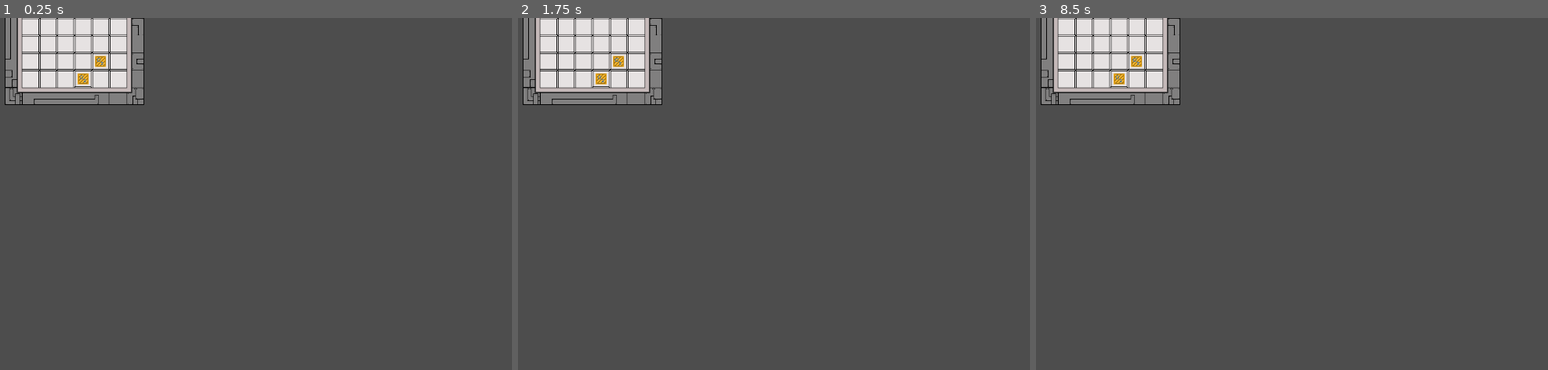
Above: before the commit, frames 1-3 (left to right).
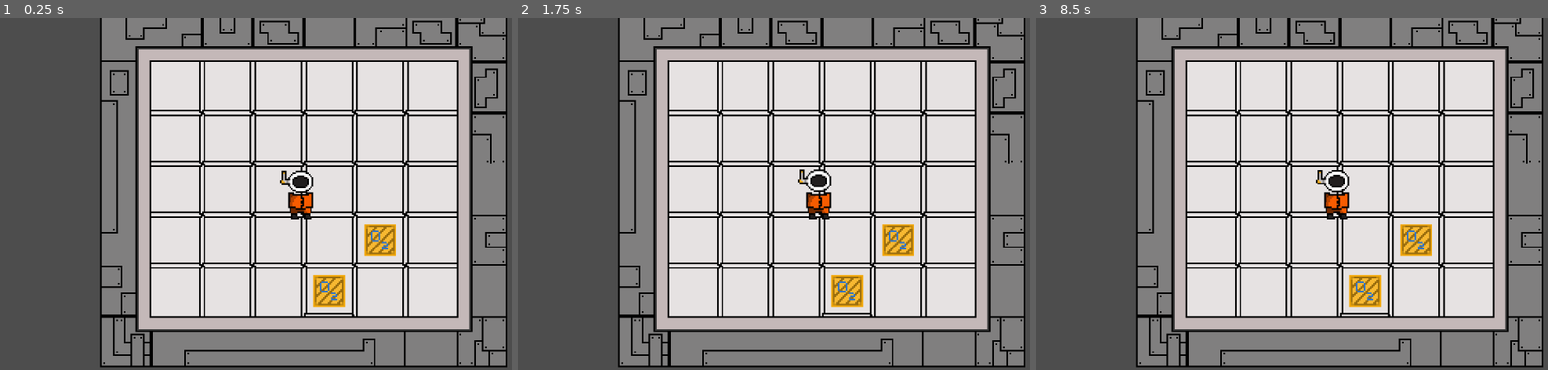
Above: after the commit, the same moments.

Repository: MantasV-code/MacroBacterium
Game: Godot game, scene res://scenes/rooms/test_room.tscn
The game is run twice, just before and just after one commit, with the same random seed, the same clock (stepped at 60 frames per second) and the same inputs.
Inputs:
- Up to frame 1 (0.25 s): no input
- Up to frame 2 (1.75 s): tap Enter (ui_accept) at 0.5, 0.6, 0.77, 1.07, 1.25, 1.35, 1.52 s; hold Right (ui_right) 0.53-1.28 s; hold Down (ui_down) from 1.28 s (still down)
- Up to frame 3 (8.5 s): tap Enter (ui_accept) at 1.82, 2, 2.1, 2.75, 2.85, 3.02, 3.32, 3.5, 3.6, 3.77, 4.07, 4.25, 4.35, 4.52, 4.82, 5.1, 5.85, 6.02, 6.32, 6.6, 6.77, 7.07, 7.35, 7.52, 7.82, 8.1 s; release Down (ui_down) at 2.03 s; hold Right (ui_right) 2.03-2.78 s; hold Up (ui_up) 2.78-3.53 s; hold Left (ui_left) 3.53-5.03 s; hold Down (ui_down) 5.03-5.78 s; hold Right (ui_right) 5.78-6.53 s; hold Up (ui_up) 6.53-7.28 s; hold Right (ui_right) 7.28-8.03 s; hold Down (ui_down) from 8.03 s (still down)

The runs differ from the first frame. In frame 1, 80% of the frame differs, in the area x 0-100%, y 0-100%; in frame 2, 80%; in frame 3, 80%.

Commit message:
Added the player Character with basic controlls

Diff:
--- /dev/null
+++ b/game/assets/sprites/Player/Bob/Bob.tscn
@@ -0,0 +1,261 @@
+[gd_scene format=3 uid="uid://dad7bc4523ujr"]
+
+[ext_resource type="Script" uid="uid://d2xop8gr12f31" path="res://assets/sprites/Player/Bob/Bobmove.gd" id="1_ubxvs"]
+[ext_resource type="Texture2D" uid="uid://c1dvs1tgbr21q" path="res://assets/sprites/Player/Bob/BobHead/Bobs_head16.png" id="2_dfgmt"]
+[ext_resource type="Texture2D" uid="uid://cxdih8ruhga5n" path="res://assets/sprites/Player/Bob/BobHead/Bobs_head08.png" id="3_8h1un"]
+[ext_resource type="Texture2D" uid="uid://cloaxkfd6vgi0" path="res://assets/sprites/Player/Bob/BobHead/Bobs_head00.png" id="4_52dks"]
+[ext_resource type="Texture2D" uid="uid://cgp3yv6woto1c" path="res://assets/sprites/Player/Bob/BobHead/Bobs_head14.png" id="5_drwc7"]
+[ext_resource type="Texture2D" uid="uid://dpdko8lojjrh2" path="res://assets/sprites/Player/Bob/BobHead/Bobs_head15.png" id="6_e2s2j"]
+[ext_resource type="Texture2D" uid="uid://dw0yb0mfabkj0" path="res://assets/sprites/Player/Bob/BobHead/Bobs_head13.png" id="7_j2eu6"]
+[ext_resource type="Texture2D" uid="uid://dt0s4o0jgvo2a" path="res://assets/sprites/Player/Bob/BobHead/Bobs_head12.png" id="8_2mo0s"]
+[ext_resource type="Texture2D" uid="uid://dlyf5a2oftdho" path="res://assets/sprites/Player/Bob/BobHead/Bobs_head10.png" id="9_6nqoe"]
+[ext_resource type="Texture2D" uid="uid://bofdyfd8ep5bd" path="res://assets/sprites/Player/Bob/BobHead/Bobs_head11.png" id="10_5ogo8"]
+[ext_resource type="Texture2D" uid="uid://bt4fmsqooa6m4" path="res://assets/sprites/Player/Bob/BobHead/Bobs_head09.png" id="11_ud387"]
+[ext_resource type="Texture2D" uid="uid://d3haqyaa51k1v" path="res://assets/sprites/Player/Bob/BobHead/Bobs_head22.png" id="12_eikot"]
+[ext_resource type="Texture2D" uid="uid://x5ueotwxb60v" path="res://assets/sprites/Player/Bob/BobHead/Bobs_head23.png" id="13_vfhcr"]
+[ext_resource type="Texture2D" uid="uid://c3crxmsdyeurp" path="res://assets/sprites/Player/Bob/BobHead/Bobs_head21.png" id="14_s25rv"]
+[ext_resource type="Texture2D" uid="uid://dcnauaaovg4fr" path="res://assets/sprites/Player/Bob/BobHead/Bobs_head20.png" id="15_phnjf"]
+[ext_resource type="Texture2D" uid="uid://dbuxkajyqcgfi" path="res://assets/sprites/Player/Bob/BobHead/Bobs_head19.png" id="16_dcudu"]
+[ext_resource type="Texture2D" uid="uid://dkrb655mxfy0u" path="res://assets/sprites/Player/Bob/BobHead/Bobs_head18.png" id="17_i7h5t"]
+[ext_resource type="Texture2D" uid="uid://c543e7q0f25fl" path="res://assets/sprites/Player/Bob/BobHead/Bobs_head17.png" id="18_dffbk"]
+[ext_resource type="Texture2D" uid="uid://ohxsbjtyu586" path="res://assets/sprites/Player/Bob/BobHead/Bobs_head06.png" id="19_mi638"]
+[ext_resource type="Texture2D" uid="uid://b4oanxtqagq0l" path="res://assets/sprites/Player/Bob/BobHead/Bobs_head07.png" id="20_fgibq"]
+[ext_resource type="Texture2D" uid="uid://b0fgwq66a1knt" path="res://assets/sprites/Player/Bob/BobHead/Bobs_head05.png" id="21_4h4l3"]
+[ext_resource type="Texture2D" uid="uid://dqqipu6fpnaoe" path="res://assets/sprites/Player/Bob/BobHead/Bobs_head04.png" id="22_5w6xu"]
+[ext_resource type="Texture2D" uid="uid://cjm637kml4ei1" path="res://assets/sprites/Player/Bob/BobHead/Bobs_head03.png" id="23_cb73k"]
+[ext_resource type="Texture2D" uid="uid://jv504jmtlwmb" path="res://assets/sprites/Player/Bob/BobHead/Bobs_head02.png" id="24_l5nj6"]
+[ext_resource type="Texture2D" uid="uid://ga1bo7mw87c5" path="res://assets/sprites/Player/Bob/BobHead/Bobs_head01.png" id="25_i16yk"]
+[ext_resource type="Script" uid="uid://dphhi0s4topwv" path="res://assets/sprites/Player/Bob/BobHead.gd" id="26_7yvu5"]
+[ext_resource type="Texture2D" uid="uid://bfxs7irqrdv17" path="res://assets/sprites/Player/Bob/BobBody/BobBody11.png" id="27_biub2"]
+[ext_resource type="Texture2D" uid="uid://d65v75mh306r" path="res://assets/sprites/Player/Bob/BobBody/BobBody08.png" id="28_2p24n"]
+[ext_resource type="Texture2D" uid="uid://bmt2eeg8aown0" path="res://assets/sprites/Player/Bob/BobBody/BobBody14.png" id="29_ws3qw"]
+[ext_resource type="Texture2D" uid="uid://dwypbgyj36lag" path="res://assets/sprites/Player/Bob/BobBody/BobBody12.png" id="30_tvp6t"]
+[ext_resource type="Texture2D" uid="uid://tullaupoxlw3" path="res://assets/sprites/Player/Bob/BobBody/BobBody15.png" id="31_gvifp"]
+[ext_resource type="Texture2D" uid="uid://cyi3hfc4tbk8l" path="res://assets/sprites/Player/Bob/BobBody/BobBody09.png" id="32_ajxgh"]
+[ext_resource type="Texture2D" uid="uid://4sqt7ck3hyu1" path="res://assets/sprites/Player/Bob/BobBody/BobBody06.png" id="33_s368v"]
+[ext_resource type="Texture2D" uid="uid://ds6rnn5tcqr0d" path="res://assets/sprites/Player/Bob/BobBody/BobBody07.png" id="34_dosy6"]
+[ext_resource type="Texture2D" uid="uid://c8dwp2pbmuabt" path="res://assets/sprites/Player/Bob/BobBody/BobBody05.png" id="35_abd5a"]
+[ext_resource type="Texture2D" uid="uid://dwyenv8kphp0n" path="res://assets/sprites/Player/Bob/BobBody/sprite_06.png" id="36_bs6ip"]
+[ext_resource type="Texture2D" uid="uid://njieim8vnqn6" path="res://assets/sprites/Player/Bob/BobBody/BobBody01.png" id="37_u8gle"]
+[ext_resource type="Texture2D" uid="uid://dsl0dlgsfmff6" path="res://assets/sprites/Player/Bob/BobBody/BobBody02.png" id="38_os8up"]
+[ext_resource type="Texture2D" uid="uid://c7kbm8lfx0xjc" path="res://assets/sprites/Player/Bob/BobBody/BobBody00.png" id="39_l1i3t"]
+[ext_resource type="Texture2D" uid="uid://bd5mhfesg6vkr" path="res://assets/sprites/Player/Bob/BobBody/BobBody04.png" id="40_dswc0"]
+[ext_resource type="AudioStream" uid="uid://cscdum80w48pt" path="res://assets/sprites/Player/Bob/BobBody/freesound_community-gama-laser-90602.mp3" id="41_aluwh"]
+
+[sub_resource type="SpriteFrames" id="SpriteFrames_ta5nu"]
+animations = [{
+"frames": [{
+"duration": 1.0,
+"texture": ExtResource("2_dfgmt")
+}],
+"loop": true,
+"name": &"IdleB",
+"speed": 5.0
+}, {
+"frames": [{
+"duration": 1.0,
+"texture": ExtResource("3_8h1un")
+}],
+"loop": true,
+"name": &"IdleF",
+"speed": 5.0
+}, {
+"frames": [{
+"duration": 1.0,
+"texture": ExtResource("4_52dks")
+}],
+"loop": true,
+"name": &"IdleLR",
+"speed": 5.0
+}, {
+"frames": [{
+"duration": 1.0,
+"texture": ExtResource("5_drwc7")
+}, {
+"duration": 1.0,
+"texture": ExtResource("6_e2s2j")
+}, {
+"duration": 1.0,
+"texture": ExtResource("7_j2eu6")
+}, {
+"duration": 1.0,
+"texture": ExtResource("8_2mo0s")
+}, {
+"duration": 1.0,
+"texture": ExtResource("9_6nqoe")
+}, {
+"duration": 1.0,
+"texture": ExtResource("10_5ogo8")
+}, {
+"duration": 1.0,
+"texture": ExtResource("11_ud387")
+}],
+"loop": true,
+"name": &"ShootB",
+"speed": 16.0
+}, {
+"frames": [{
+"duration": 1.0,
+"texture": ExtResource("12_eikot")
+}, {
+"duration": 1.0,
+"texture": ExtResource("13_vfhcr")
+}, {
+"duration": 1.0,
+"texture": ExtResource("14_s25rv")
+}, {
+"duration": 1.0,
+"texture": ExtResource("15_phnjf")
+}, {
+"duration": 1.0,
+"texture": ExtResource("16_dcudu")
+}, {
+"duration": 1.0,
+"texture": ExtResource("17_i7h5t")
+}, {
+"duration": 1.0,
+"texture": ExtResource("18_dffbk")
+}],
+"loop": true,
+"name": &"ShootF",
+"speed": 16.0
+}, {
+"frames": [{
+"duration": 1.0,
+"texture": ExtResource("19_mi638")
+}, {
+"duration": 1.0,
+"texture": ExtResource("20_fgibq")
+}, {
+"duration": 1.0,
+"texture": ExtResource("21_4h4l3")
+}, {
+"duration": 1.0,
+"texture": ExtResource("22_5w6xu")
+}, {
+"duration": 1.0,
+"texture": ExtResource("23_cb73k")
+}, {
+"duration": 1.0,
+"texture": ExtResource("24_l5nj6")
+}, {
+"duration": 1.0,
+"texture": ExtResource("25_i16yk")
+}],
+"loop": true,
+"name": &"ShootLR",
+"speed": 16.0
+}]
+
+[sub_resource type="CompressedTexture2D" id="CompressedTexture2D_xjt7e"]
+
+[sub_resource type="SpriteFrames" id="SpriteFrames_flf07"]
+animations = [{
+"frames": [{
+"duration": 1.0,
+"texture": ExtResource("27_biub2")
+}],
+"loop": true,
+"name": &"IdleB",
+"speed": 5.0
+}, {
+"frames": [{
+"duration": 1.0,
+"texture": ExtResource("28_2p24n")
+}],
+"loop": true,
+"name": &"IdleF",
+"speed": 5.0
+}, {
+"frames": [{
+"duration": 1.0,
+"texture": SubResource("CompressedTexture2D_xjt7e")
+}],
+"loop": true,
+"name": &"IdleLR",
+"speed": 5.0
+}, {
+"frames": [{
+"duration": 1.0,
+"texture": ExtResource("29_ws3qw")
+}, {
+"duration": 1.0,
+"texture": ExtResource("30_tvp6t")
+}, {
+"duration": 1.0,
+"texture": ExtResource("31_gvifp")
+}, {
+"duration": 1.0,
+"texture": ExtResource("32_ajxgh")
+}],
+"loop": true,
+"name": &"WalkB",
+"speed": 12.0
+}, {
+"frames": [{
+"duration": 1.0,
+"texture": ExtResource("33_s368v")
+}, {
+"duration": 1.0,
+"texture": ExtResource("34_dosy6")
+}, {
+"duration": 1.0,
+"texture": ExtResource("35_abd5a")
+}, {
+"duration": 1.0,
+"texture": ExtResource("36_bs6ip")
+}],
+"loop": true,
+"name": &"WalkF",
+"speed": 12.0
+}, {
+"frames": [{
+"duration": 1.0,
+"texture": ExtResource("37_u8gle")
+}, {
+"duration": 1.0,
+"texture": ExtResource("38_os8up")
+}, {
+"duration": 1.0,
+"texture": ExtResource("39_l1i3t")
+}, {
+"duration": 1.0,
+"texture": ExtResource("40_dswc0")
+}],
+"loop": true,
+"name": &"WalkLR",
+"speed": 12.0
+}]
+
+[sub_resource type="RectangleShape2D" id="RectangleShape2D_rj586"]
+size = Vector2(120, 302)
+
+[node name="Bob" type="Node2D" unique_id=1335707608]
+
+[node name="CharacterBody2D" type="CharacterBody2D" parent="." unique_id=1991758981]
+motion_mode = 1
+script = ExtResource("1_ubxvs")
+
+[node name="head" type="AnimatedSprite2D" parent="CharacterBody2D" unique_id=915090588]
+unique_name_in_owner = true
+texture_filter = 1
+sprite_frames = SubResource("SpriteFrames_ta5nu")
+animation = &"ShootF"
+frame_progress = 0.014694675
+script = ExtResource("26_7yvu5")
+
+[node name="Body" type="AnimatedSprite2D" parent="CharacterBody2D" unique_id=519979325]
+unique_name_in_owner = true
+texture_filter = 1
+sprite_frames = SubResource("SpriteFrames_flf07")
+animation = &"WalkLR"
+frame_progress = 0.5908235
+
+[node name="CollisionShape2D" type="CollisionShape2D" parent="CharacterBody2D" unique_id=1738192714]
+position = Vector2(0, 10)
+shape = SubResource("RectangleShape2D_rj586")
+
+[node name="Shoot" type="AudioStreamPlayer" parent="CharacterBody2D" unique_id=447064534]
+unique_name_in_owner = true
+stream = ExtResource("41_aluwh")
+pitch_scale = 3.26
--- /dev/null
+++ b/game/assets/sprites/Player/Bob/BobHead.gd
@@ -0,0 +1,15 @@
+extends AnimatedSprite2D
+
+var base_y: float
+var bob_speed := 1.0
+var bob_amount := 4.0
+var time := 0.0
+const FPS := 8.0
+
+func _ready() -> void:
+	base_y = position.y
+
+func _process(delta: float) -> void:
+	time += delta
+	var stepped_time = floor(time * FPS) / FPS
+	position.y = base_y + sin(stepped_time * bob_speed * TAU) * bob_amount
--- /dev/null
+++ b/game/assets/sprites/Player/Bob/Bobmove.gd
@@ -0,0 +1,92 @@
+extends CharacterBody2D
+const SPEED = 150.0
+const ACCELERATION = 2000.0
+const FRICTION = 2800.0
+@onready var head = %head
+@onready var Body = %Body
+@onready var SFX1 = %Shoot
+
+var is_shooting = false
+
+func _ready() -> void:
+	head.sprite_frames.set_animation_loop("ShootF", false)
+	head.sprite_frames.set_animation_loop("ShootB", false)
+	head.sprite_frames.set_animation_loop("ShootLR", false)
+
+func _physics_process(delta: float) -> void:
+	var move_direction := Vector2(
+		Input.get_axis("move_left", "move_right"),
+		Input.get_axis("move_up", "move_down")
+	).normalized()
+	var aim_direction := Vector2(
+		Input.get_axis("aim_left", "aim_right"),
+		Input.get_axis("aim_up", "aim_down")
+	).normalized()
+
+	if aim_direction != Vector2.ZERO and !is_shooting:
+		shoot(aim_direction)
+
+	if move_direction != Vector2.ZERO:
+		velocity = velocity.move_toward(move_direction * SPEED, ACCELERATION * delta)
+		_update_body(move_direction, true)
+	else:
+		velocity = velocity.move_toward(Vector2.ZERO, FRICTION * delta)
+		_update_body(Vector2.ZERO, false)
+
+	if is_shooting and aim_direction != Vector2.ZERO:
+		_update_shoot_head(aim_direction)
+	elif !is_shooting:
+		_update_idle_head(move_direction)
+
+	move_and_slide()
+
+func _get_shoot_anim(direction: Vector2) -> String:
+	if abs(direction.y) > abs(direction.x):
+		return "ShootF" if direction.y < 0 else "ShootB"
+	else:
+		return "ShootLR"
+
+func _update_shoot_head(direction: Vector2) -> void:
+	var target_anim = _get_shoot_anim(direction)
+	if head.animation != target_anim:
+		var current_frame = head.frame
+		head.sprite_frames.set_animation_loop(target_anim, false)
+		head.play(target_anim)
+		head.frame = current_frame
+	if target_anim == "ShootLR":
+		head.scale.x = -1 if direction.x < 0 else 1
+
+func _update_idle_head(direction: Vector2) -> void:
+	if direction == Vector2.ZERO:
+		head.play("IdleF")
+		return
+	if abs(direction.y) > abs(direction.x):
+		head.play("IdleB" if direction.y < 0 else "IdleF")
+	else:
+		head.play("IdleLR")
+		head.scale.x = -1 if direction.x < 0 else 1
+
+func shoot(direction: Vector2) -> void:
+	is_shooting = true
+	SFX1.play()
+	var anim = _get_shoot_anim(direction)
+	head.sprite_frames.set_animation_loop(anim, false)
+	head.play(anim)
+	await head.animation_finished
+	is_shooting = false
+
+func _update_body(direction: Vector2, is_moving: bool) -> void:
+	if !is_moving:
+		Body.play("IdleF")
+		Body.scale.x = 1
+		return
+	if abs(direction.y) > abs(direction.x):
+		if direction.y < 0:
+			Body.play("WalkB")
+			Body.scale.x = -1
+		else:
+			Body.play("WalkF")
+			Body.scale.x = 1
+	else:
+		Body.play("WalkLR")
+		Body.scale.x = -1 if direction.x < 0 else 1
--- /dev/null
+++ b/game/assets/sprites/Player/Bob/character_body_2d.gd
@@ -0,0 +1,40 @@
+extends CharacterBody2D
+@onready var _animated_sprite = $AnimatedSprite2D
+const SPEED = 300.0
+var is_shooting = false
+
+func _physics_process(delta: float) -> void:
+	if Input.is_action_just_pressed("ui_accept") and !is_shooting:
+		shoot()
+
+	var direction := Vector2(
+		Input.get_axis("ui_left", "ui_right"),
+		Input.get_axis("ui_up", "ui_down")
+	).normalized()
+
+	if direction != Vector2.ZERO:
+		velocity = direction * SPEED
+	else:
+		velocity = velocity.move_toward(Vector2.ZERO, SPEED)
+
+	# Flip sprite based on horizontal direction
+	if direction.x < 0:
+		_animated_sprite.flip_h = true
+	elif direction.x > 0:
+		_animated_sprite.flip_h = false
+
+	if !is_shooting:
+		if direction != Vector2.ZERO:
+			_animated_sprite.play("Walk")
+		else:
+			_animated_sprite.play("Idle")
+
+	move_and_slide()
+
+func shoot():
+	is_shooting = true
+	_animated_sprite.sprite_frames.set_animation_loop("Shoot", false)
+	_animated_sprite.sprite_frames.set_animation_speed("Shoot", 30)
+	_animated_sprite.play("Shoot")
+	await _animated_sprite.animation_finished
+	is_shooting = false
--- a/game/project.godot
+++ b/game/project.godot
@@ -15,6 +15,49 @@
 config/features=PackedStringArray("4.6", "Forward Plus")
 config/icon="res://icon.svg"
 
+[input]
+
+move_left={
+"deadzone": 0.2,
+"events": [Object(InputEventJoypadMotion,"resource_local_to_scene":false,"resource_name":"","device":-1,"axis":0,"axis_value":-1.0,"script":null)
+]
+}
+move_right={
+"deadzone": 0.2,
+"events": [Object(InputEventJoypadMotion,"resource_local_to_scene":false,"resource_name":"","device":-1,"axis":0,"axis_value":1.0,"script":null)
+]
+}
+move_up={
+"deadzone": 0.2,
+"events": [Object(InputEventJoypadMotion,"resource_local_to_scene":false,"resource_name":"","device":-1,"axis":1,"axis_value":-1.0,"script":null)
+]
+}
+move_down={
+"deadzone": 0.2,
+"events": [null, Object(InputEventJoypadMotion,"resource_local_to_scene":false,"resource_name":"","device":-1,"axis":1,"axis_value":1.0,"script":null)
+]
+}
+aim_up={
+"deadzone": 0.2,
+"events": [Object(InputEventJoypadMotion,"resource_local_to_scene":false,"resource_name":"","device":-1,"axis":3,"axis_value":-1.0,"script":null)
+]
+}
+aim_down={
+"deadzone": 0.2,
+"events": [Object(InputEventJoypadMotion,"resource_local_to_scene":false,"resource_name":"","device":-1,"axis":3,"axis_value":1.0,"script":null)
+]
+}
+aim_left={
+"deadzone": 0.2,
+"events": [Object(InputEventJoypadMotion,"resource_local_to_scene":false,"resource_name":"","device":-1,"axis":2,"axis_value":-1.0,"script":null)
+]
+}
+aim_right={
+"deadzone": 0.2,
+"events": [Object(InputEventJoypadMotion,"resource_local_to_scene":false,"resource_name":"","device":-1,"axis":2,"axis_value":1.0,"script":null)
+]
+}
+
 [physics]
 
 3d/physics_engine="Jolt Physics"
--- a/game/scenes/rooms/test_room.tscn
+++ b/game/scenes/rooms/test_room.tscn
@@ -1,6 +1,7 @@
 [gd_scene format=4 uid="uid://isufcoxcxe4r"]
 
-[ext_resource type="Texture2D" uid="uid://b8u6fhjt6x6p0" path="res://assets/sprites/Boarder walls.png" id="1_mjm5x"]
+[ext_resource type="Texture2D" uid="uid://b8u6fhjt6x6p0" path="res://assets/sprites/Enviroment/Boarder walls.png" id="1_mjm5x"]
+[ext_resource type="PackedScene" uid="uid://dad7bc4523ujr" path="res://assets/sprites/Player/Bob/Bob.tscn" id="2_fn815"]
 
 [sub_resource type="TileSetAtlasSource" id="TileSetAtlasSource_fn815"]
 texture = ExtResource("1_mjm5x")
@@ -70,3 +71,10 @@
 [node name="TileMapLayer" type="TileMapLayer" parent="." unique_id=885724039]
 tile_map_data = PackedByteArray("AAABAP7/AQAAAAAAAAACAP7/AQABAAAAAAADAP7/AQACAAAAAAAEAP7/AQADAAAAAAAFAP7/AQAEAAEAAGAGAP …(816 unchanged characters)…
 tile_set = SubResource("TileSet_6vnwl")
+
+[node name="Bob" parent="." unique_id=1335707608 instance=ExtResource("2_fn815")]
+position = Vector2(158, 51)
+scale = Vector2(0.1, 0.1)
+
+[node name="Camera2D" type="Camera2D" parent="Bob" unique_id=1601618447]
+zoom = Vector2(2.925, 2.925)
Renamed: game/assets/sprites/Boarder walls.png -> game/assets/sprites/Enviroment/Boarder walls.png
Not shown, added: game/assets/sprites/Enviroment/Boarder walls.png.import
Binary file added: game/assets/sprites/Player/Bob/BobBody/BobBody00.png
Not shown, added: game/assets/sprites/Player/Bob/BobBody/BobBody00.png.import
Binary file added: game/assets/sprites/Player/Bob/BobBody/BobBody01.png
Not shown, added: game/assets/sprites/Player/Bob/BobBody/BobBody01.png.import
Binary file added: game/assets/sprites/Player/Bob/BobBody/BobBody02.png
Not shown, added: game/assets/sprites/Player/Bob/BobBody/BobBody02.png.import
Binary file added: game/assets/sprites/Player/Bob/BobBody/BobBody03.png
Not shown, added: game/assets/sprites/Player/Bob/BobBody/BobBody03.png.import
Binary file added: game/assets/sprites/Player/Bob/BobBody/BobBody04.png
Not shown, added: game/assets/sprites/Player/Bob/BobBody/BobBody04.png.import
(and 78 more such lines)
